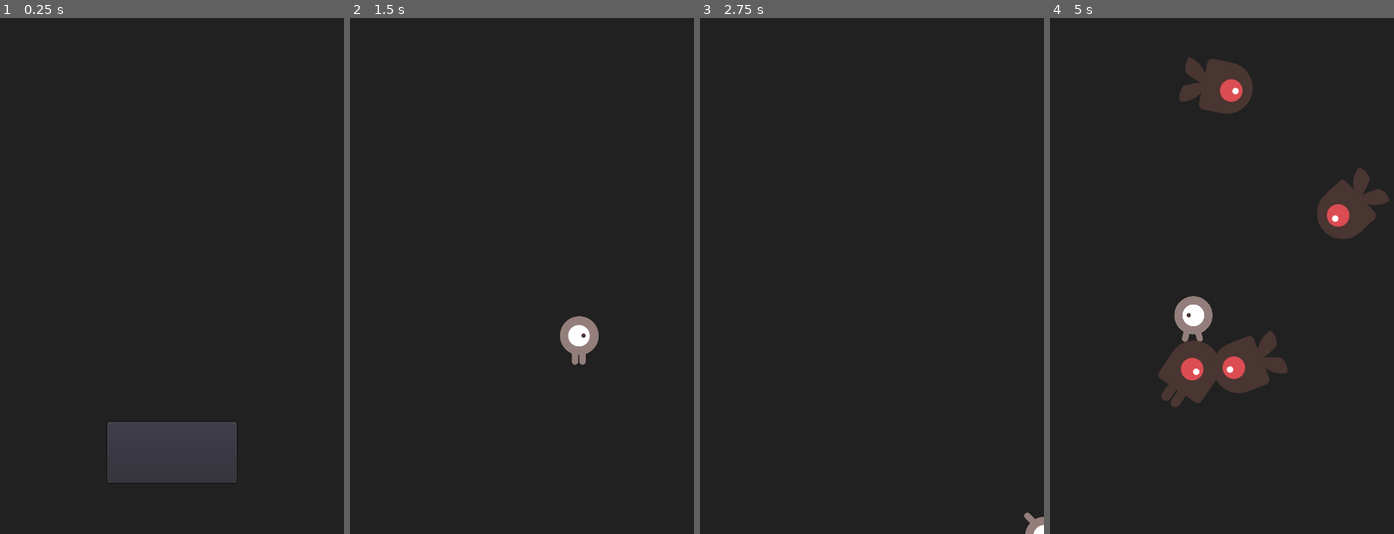
Above: before the commit, frames 1-4 (left to right).
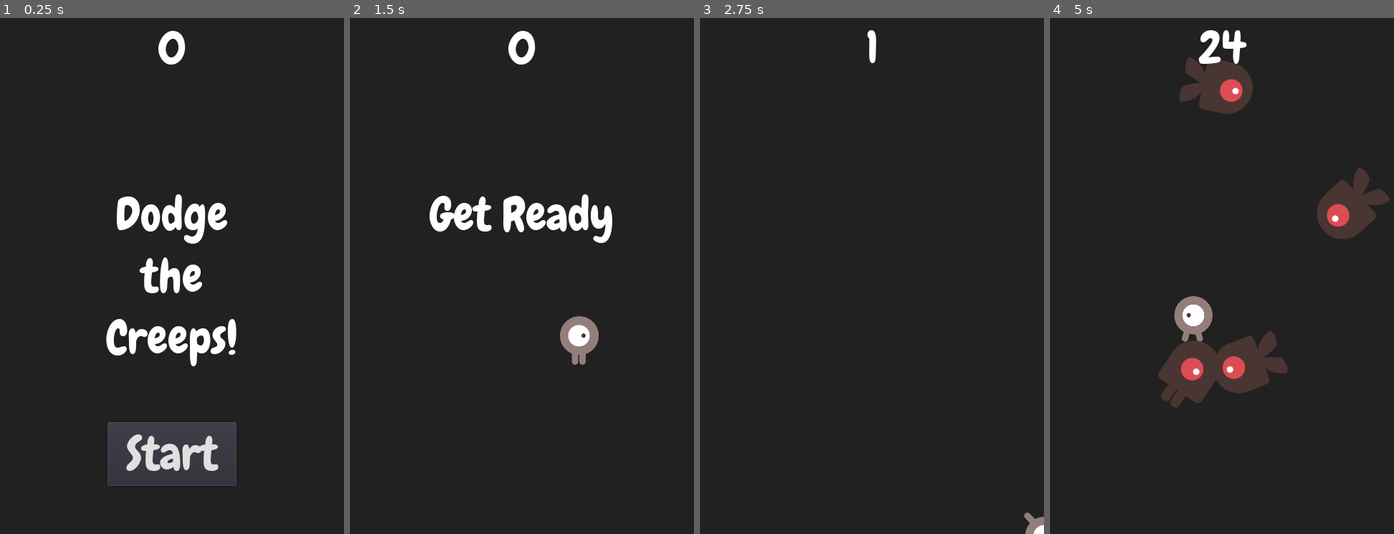
Above: after the commit, the same moments.

Repository: junkajii/dodge-the-creeps
Game: Godot game, scene res://Main.tscn
Two runs of this game, one before a commit and one after it. Both use one fixed random seed, a clock stepped at 60 frames per second and the inputs below.
Inputs:
- Up to frame 1 (0.25 s): no input
- Up to frame 2 (1.5 s): click "Start" at 0.5 s; tap Enter at 1.25 s; hold Right (ui_right) from 1.28 s (still down)
- Up to frame 3 (2.75 s): release Right (ui_right) at 2.03 s; hold Down (ui_down) from 2.03 s (still down)
- Up to frame 4 (5 s): release Down (ui_down) at 2.78 s; hold Right (ui_right) 2.78-3.53 s; hold Up (ui_up) 3.53-4.28 s; hold Left (ui_left) from 4.28 s (still down)

The runs differ from the first frame. In frame 1, 5.0% of the frame differs, in the area x 30-69%, y 2-91%; in frame 2, 2.4%; in frame 3, 0.1%; in frame 4, 0.5%.

Commit message:
:recycle: refactor hud

Diff:
--- a/HUD.gd
+++ b/HUD.gd
@@ -1,6 +1,10 @@
 extends CanvasLayer
 
 signal start_game
+
+
+func update_score(score):
+	$ScoreLabel.text = str(score)
 
 
 func show_message(text):
@@ -12,14 +16,10 @@
 func show_game_over():
 	show_message("Game Over")
 	yield($MessageTimer, "timeout")
-	$MessageLabel.text = "Dodge the\nCreeps!"
+	$MessageLabel.text = "Dodge\nthe\nCreeps!"
 	$MessageLabel.show()
 	yield(get_tree().create_timer(1), "timeout")
 	$StartButton.show()
-
-
-func update_score(score):
-	$ScoreLabel.text = str(score)
 
 
 func _on_StartButton_pressed():
--- a/HUD.tscn
+++ b/HUD.tscn
@@ -1,18 +1,10 @@
-[gd_scene load_steps=8 format=2]
+[gd_scene load_steps=6 format=2]
 
-[ext_resource path="res://fonts/Xolonium-Regular.ttf" type="DynamicFontData" id=1]
+[ext_resource path="res://font/Chewy-Regular.ttf" type="DynamicFontData" id=1]
 [ext_resource path="res://HUD.gd" type="Script" id=2]
 
 [sub_resource type="DynamicFont" id=1]
 size = 64
-font_data = ExtResource( 1 )
-
-[sub_resource type="DynamicFont" id=2]
-size = 64
-font_data = ExtResource( 1 )
-
-[sub_resource type="DynamicFont" id=3]
-size = 32
 font_data = ExtResource( 1 )
 
 [sub_resource type="InputEventAction" id=4]
@@ -30,20 +22,24 @@
 margin_left = -22.5
 margin_right = 22.5
 margin_bottom = 78.0
+grow_horizontal = 2
 custom_fonts/font = SubResource( 1 )
 text = "0"
-__meta__ = {
-"_edit_use_anchors_": false
-}
+align = 1
 
 [node name="MessageLabel" type="Label" parent="."]
+anchor_left = 0.5
 anchor_top = 0.5
-anchor_right = 1.0
+anchor_right = 0.5
 anchor_bottom = 0.5
-margin_top = -79.5
-margin_bottom = 79.5
-custom_fonts/font = SubResource( 2 )
-text = "Dodge the Creeps!"
+margin_left = -240.0
+margin_top = -127.5
+margin_right = 240.0
+margin_bottom = 127.5
+custom_fonts/font = SubResource( 1 )
+text = "Dodge
+the
+Creeps!"
 align = 1
 autowrap = true
 __meta__ = {
@@ -58,12 +54,9 @@
 margin_left = -90.0
 margin_top = -84.0
 margin_right = 90.0
-custom_fonts/font = SubResource( 3 )
+custom_fonts/font = SubResource( 1 )
 shortcut = SubResource( 5 )
 text = "Start"
-__meta__ = {
-"_edit_use_anchors_": false
-}
 
 [node name="MessageTimer" type="Timer" parent="."]
 wait_time = 2.0
